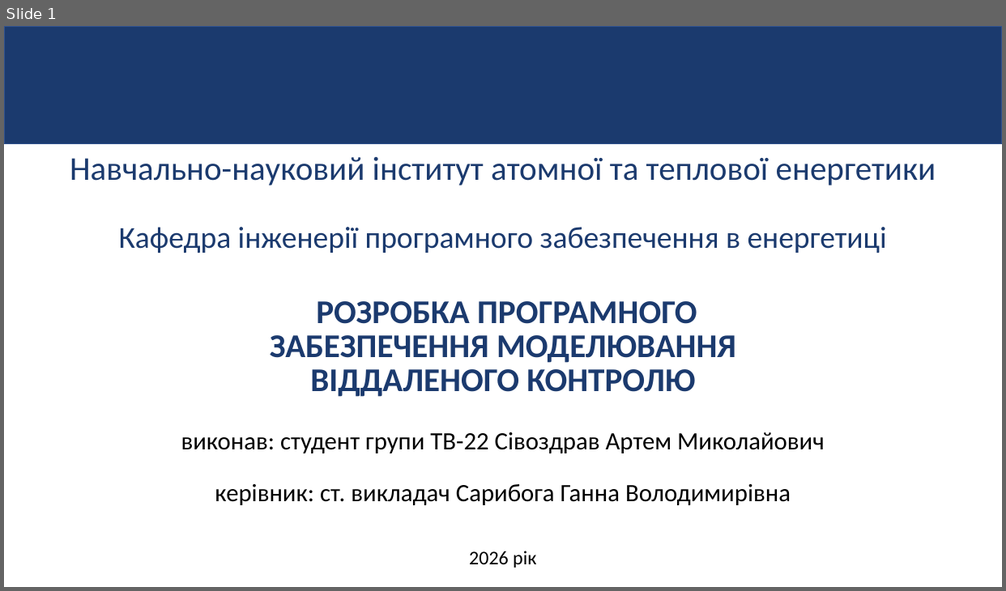
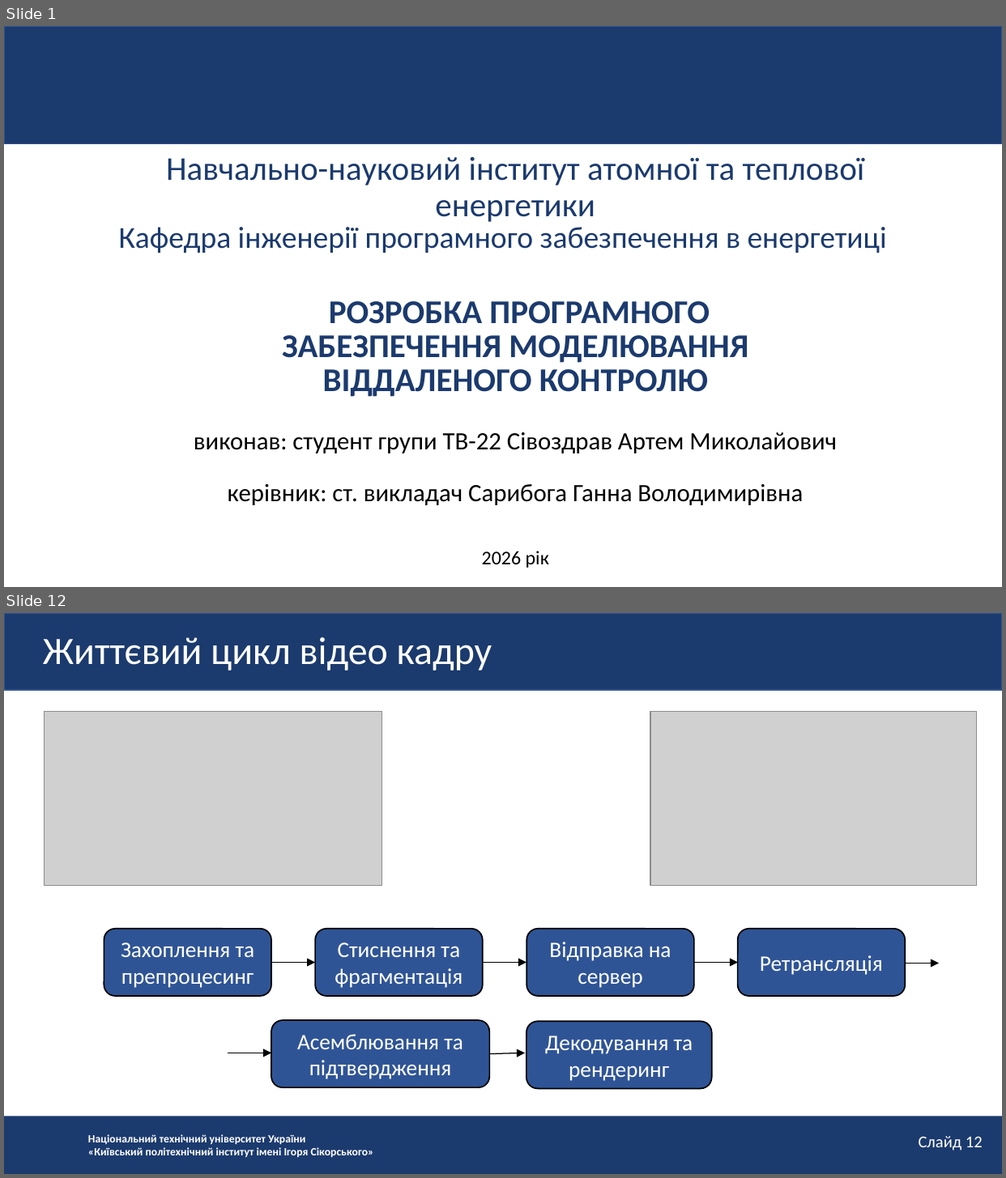
Before and after one commit to ArtemSivozdraw/diplom, a slide deck: Презентація на захист ПП Сівоздрав.pptx. Shown one above the other, each under a label of ours: slide 1 before the commit, slides 1 and 12 after it; the slides between them are not shown. The pictures are 1006x591 and 1006x1178 pixels, drawn with LibreOffice and Linux fonts; fonts in the diff are those of the drawing; grey boxes stand for pictures; background and template pictures are left out. Boxes give left, top, right and bottom in pixels: in the first picture for what was removed or moved away, otherwise in the second. Text is boxed around its words. In the diff, an @@ line names an element or a change of style, - is before the commit and + after.

```diff
--- a/Презентація на захист ПП Сівоздрав.pptx
+++ b/Презентація на захист ПП Сівоздрав.pptx
@@ slide 12 added at box(4, 613, 1002, 1174), background #FFFFFF @@
@@ rectangle added at box(4, 613, 1002, 690), fill #1B3A6E, outline #325490 1 pt @@
@@ text added at box(43, 637, 492, 671), 28 pt, text #FFFFFF @@
+Життєвий цикл відео кадру
@@ picture added at box(44, 712, 382, 885) @@
@@ picture added at box(650, 712, 977, 885) @@
@@ rounded rectangle added at box(104, 930, 271, 996), fill #2F5496, outline #000000 1 pt, 16 pt, text #FFFFFF @@
+Захоплення та препроцесинг
@@ rounded rectangle added at box(315, 930, 483, 996), fill #2F5496, outline #000000 1 pt, 16 pt, text #FFFFFF @@
+Стиснення та фрагментація
@@ rounded rectangle added at box(527, 930, 695, 996), fill #2F5496, outline #000000 1 pt, 16 pt, text #FFFFFF @@
+Відправка на сервер
@@ rounded rectangle added at box(738, 930, 905, 996), fill #2F5496, outline #000000 1 pt, 16 pt, text #FFFFFF @@
+Ретрансляція
@@ arrow added from (271, 962) to (315, 962), #000000 0.75 pt @@
@@ arrow added from (483, 962) to (527, 962), #000000 0.75 pt @@
@@ arrow added from (693, 962) to (738, 962), #000000 0.75 pt @@
@@ arrow added from (905, 963) to (939, 963), #000000 0.75 pt @@
@@ rounded rectangle added at box(271, 1020, 490, 1087), fill #2F5496, outline #000000 1 pt, 16 pt, text #FFFFFF @@
+Асемблювання та підтвердження
@@ rounded rectangle added at box(527, 1021, 713, 1088), fill #2F5496, outline #000000 1 pt, 16 pt, text #FFFFFF @@
+Декодування та рендеринг
@@ arrow added from (228, 1053) to (271, 1053), #000000 0.75 pt @@
@@ arrow added from (490, 1054) to (525, 1053), #000000 0.75 pt @@
@@ rectangle added at box(4, 1116, 1002, 1174), fill #1B3A6E @@
@@ text added at box(88, 1135, 374, 1157), 8 pt, text #FFFFFF, bold @@
+Національний технічний університет України
+«Київський політехнічний інститут імені Ігоря Сікорського»
@@ text added at box(918, 1136, 982, 1151), 12 pt, text #FFFFFF @@
+Слайд 12
@@ slide 1 changed as well @@
@@ less space between paragraphs in 6 elements at box(194, 433, 837, 454), box(228, 484, 803, 506), box(282, 301, 748, 397), box(482, 551, 549, 568), box(166, 156, 865, 222), box(119, 227, 887, 253) @@
```
Also in this commit, not shown: 1 other slide changed, 13 other slides added, 8 slides removed.
